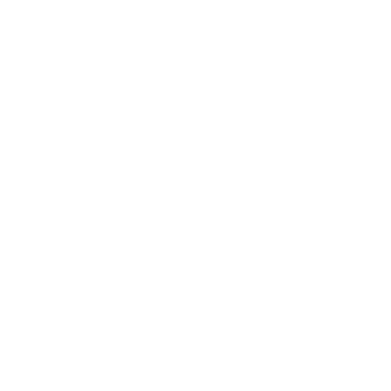
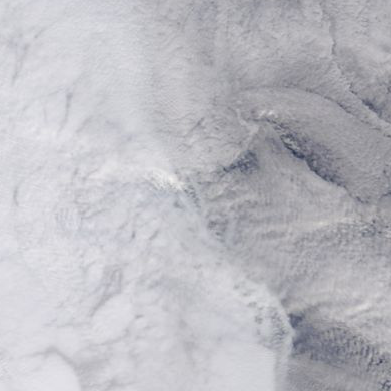
Layers edited between the first and the second 391 x 391 image:
added layer "276_greenland_sea_100km_20150430.terra.truecolor.250m" above "landfast ice" over [0, 0, 391, 391]
